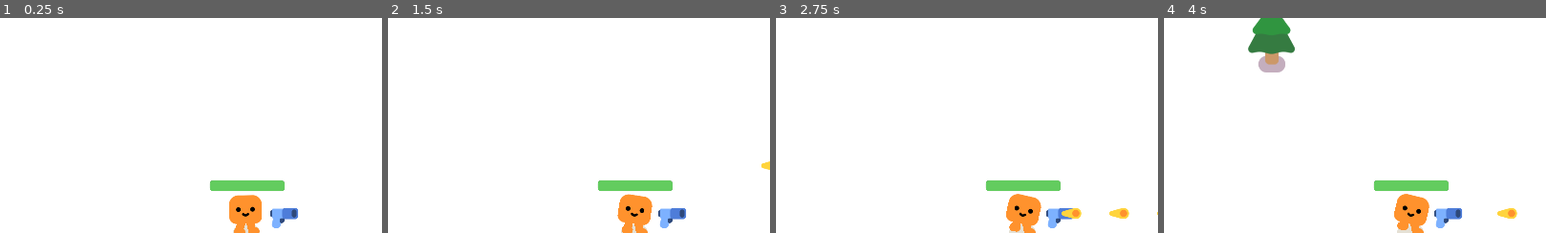
Above: before the commit, frames 1-4 (left to right).
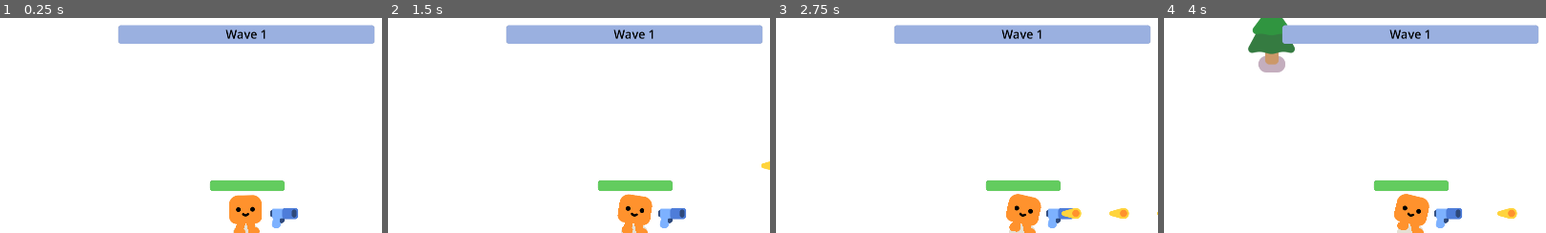
Above: after the commit, the same moments.

Repository: cottondell/shoot-em-up-game
Game: Godot game, scene res://game.tscn
Same seed, same stepped clock (60 frames per second), same inputs: the game is played once before the commit and once after it.
Inputs:
- Up to frame 1 (0.25 s): no input
- Up to frame 2 (1.5 s): tap Enter at 0.5 s; hold D (move_right) 0.53-1.28 s; hold S (move_down) from 1.28 s (still down)
- Up to frame 3 (2.75 s): release S (move_down) at 2.03 s; hold D (move_right) from 2.03 s (still down)
- Up to frame 4 (4 s): release D (move_right) at 2.78 s; hold W (move_up) 2.78-3.53 s; hold A (move_left) from 3.53 s (still down)
The pictures show only the part of the screen within x 18-68%, y 0-50%; the shares and areas given below are measured in that part.

The runs differ from the first frame. In frame 1, 5.9% of the frame differs, in the area x 31-98%, y 3-12%; in frame 2, 5.9%; in frame 3, 5.9%; in frame 4, 5.9%.

Commit message:
Moved GameOver screen into new HUD scene and added wave bar visuals

Diff:
--- a/game.gd
+++ b/game.gd
@@ -27,7 +27,7 @@
 
 ## End the game when the player's health is depleted.
 func _on_player_health_depleted() -> void:
-	%GameOver.show()
+	%HUD.show_game_over()
 	get_tree().paused = true
 
 ## Detect wave progression when mobs are killed.
--- a/game.tscn
+++ b/game.tscn
@@ -4,6 +4,7 @@
 [ext_resource type="Script" uid="uid://dususlr2yr63q" path="res://game.gd" id="1_fc0e3"]
 [ext_resource type="PackedScene" uid="uid://cdk7gbdj7lubp" path="res://tree_spawner.tscn" id="4_7jktm"]
 [ext_resource type="PackedScene" uid="uid://f4dfudtp8gci" path="res://mob_spawner.tscn" id="4_fc0e3"]
+[ext_resource type="PackedScene" uid="uid://c4qa0p01kvr1m" path="res://hud.tscn" id="5_7jktm"]
 
 [sub_resource type="Curve2D" id="Curve2D_feb5d"]
 _data = {
@@ -47,29 +48,8 @@
 unique_name_in_owner = true
 spawn_path_follow = NodePath("../Player/MobSpawnPath/MobSpawnFollow")
 
-[node name="GameOver" type="CanvasLayer" parent="." unique_id=675521235]
+[node name="HUD" parent="." unique_id=669345495 instance=ExtResource("5_7jktm")]
 unique_name_in_owner = true
-visible = false
-
-[node name="ColorRect" type="ColorRect" parent="GameOver" unique_id=1673924958]
-anchors_preset = 15
-anchor_right = 1.0
-anchor_bottom = 1.0
-grow_horizontal = 2
-grow_vertical = 2
-color = Color(0, 0, 0, 0.54509807)
-
-[node name="Label" type="Label" parent="GameOver/ColorRect" unique_id=698232473]
-layout_mode = 1
-anchors_preset = 15
-anchor_right = 1.0
-anchor_bottom = 1.0
-grow_horizontal = 2
-grow_vertical = 2
-theme_override_font_sizes/font_size = 155
-text = "Game Over!"
-horizontal_alignment = 1
-vertical_alignment = 1
 
 [node name="WaveTimer" type="Timer" parent="." unique_id=1435781592]
 unique_name_in_owner = true
--- /dev/null
+++ b/hud.gd
@@ -0,0 +1,16 @@
+class_name HUD
+extends CanvasLayer
+
+# Game over
+func show_game_over():
+	%GameOver.show()
+
+func hide_game_over():
+	%GameOver.hide()
+
+# Wave bar
+func update_wave_bar(factor: float):
+	%WaveBar.value = factor
+
+func set_wave_number(wave: int):
+	%WaveLabel.text = "Wave " + str(wave)
--- /dev/null
+++ b/hud.tscn
@@ -0,0 +1,76 @@
+[gd_scene format=3 uid="uid://c4qa0p01kvr1m"]
+
+[ext_resource type="Script" uid="uid://bn7edbedjjq1r" path="res://hud.gd" id="1_37p78"]
+
+[sub_resource type="StyleBoxFlat" id="StyleBoxFlat_37p78"]
+bg_color = Color(0.15294118, 0.16862746, 0.1882353, 1)
+corner_radius_top_left = 8
+corner_radius_top_right = 8
+corner_radius_bottom_right = 8
+corner_radius_bottom_left = 8
+
+[sub_resource type="StyleBoxFlat" id="StyleBoxFlat_64ctp"]
+bg_color = Color(0.6024427, 0.6914455, 0.8787653, 1)
+corner_radius_top_left = 8
+corner_radius_top_right = 8
+corner_radius_bottom_right = 8
+corner_radius_bottom_left = 8
+
+[node name="HUD" type="CanvasLayer" unique_id=669345495]
+script = ExtResource("1_37p78")
+
+[node name="WaveBar" type="ProgressBar" parent="." unique_id=1658131324]
+unique_name_in_owner = true
+anchors_preset = 5
+anchor_left = 0.5
+anchor_right = 0.5
+offset_left = -322.0
+offset_top = 18.0
+offset_right = 322.0
+offset_bottom = 65.0
+grow_horizontal = 2
+theme_override_styles/background = SubResource("StyleBoxFlat_37p78")
+theme_override_styles/fill = SubResource("StyleBoxFlat_64ctp")
+max_value = 1.0
+value = 1.0
+show_percentage = false
+
+[node name="WaveLabel" type="Label" parent="WaveBar" unique_id=733937258]
+unique_name_in_owner = true
+layout_mode = 1
+anchors_preset = 8
+anchor_left = 0.5
+anchor_top = 0.5
+anchor_right = 0.5
+anchor_bottom = 0.5
+offset_left = -52.0
+offset_top = -22.5
+offset_right = 52.0
+offset_bottom = 19.5
+grow_horizontal = 2
+grow_vertical = 2
+theme_override_colors/font_color = Color(0, 0, 0, 1)
+theme_override_font_sizes/font_size = 30
+text = "Wave 1"
+
+[node name="GameOver" type="ColorRect" parent="." unique_id=1186160012]
+unique_name_in_owner = true
+visible = false
+anchors_preset = 15
+anchor_right = 1.0
+anchor_bottom = 1.0
+grow_horizontal = 2
+grow_vertical = 2
+color = Color(0, 0, 0, 0.54509807)
+
+[node name="Label" type="Label" parent="GameOver" unique_id=2023237110]
+layout_mode = 1
+anchors_preset = 15
+anchor_right = 1.0
+anchor_bottom = 1.0
+grow_horizontal = 2
+grow_vertical = 2
+theme_override_font_sizes/font_size = 155
+text = "Game Over!"
+horizontal_alignment = 1
+vertical_alignment = 1
Not shown, added: hud.gd.uid
Not shown, changed: README.md
